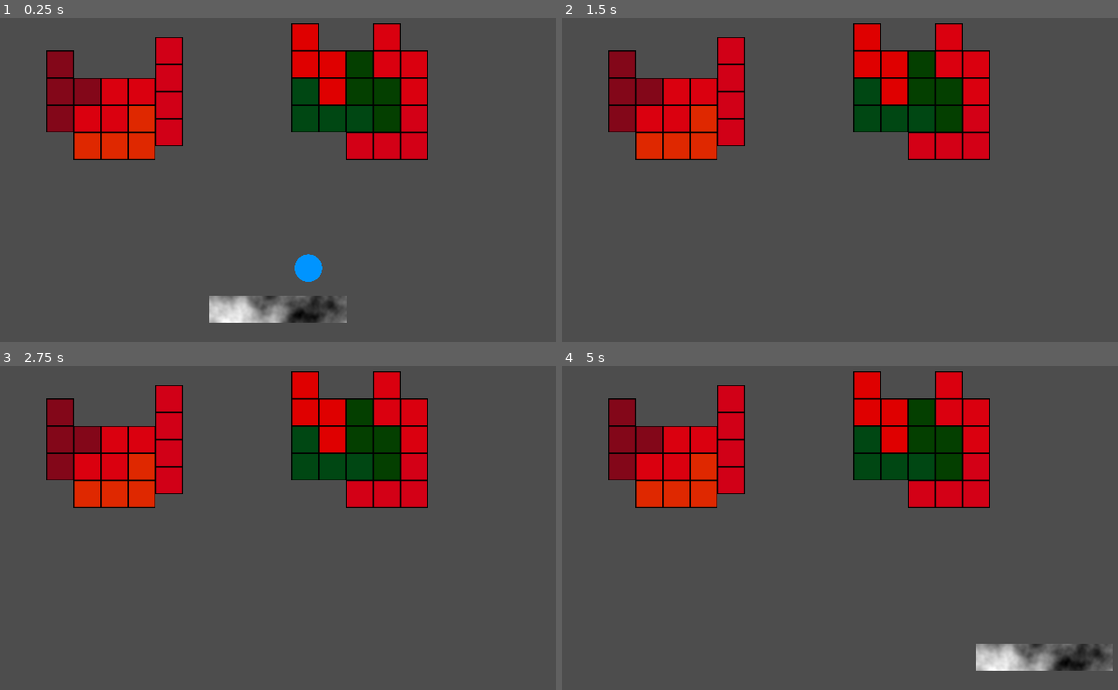
Above: before the commit, frames 1-4 (two rows, left to right).
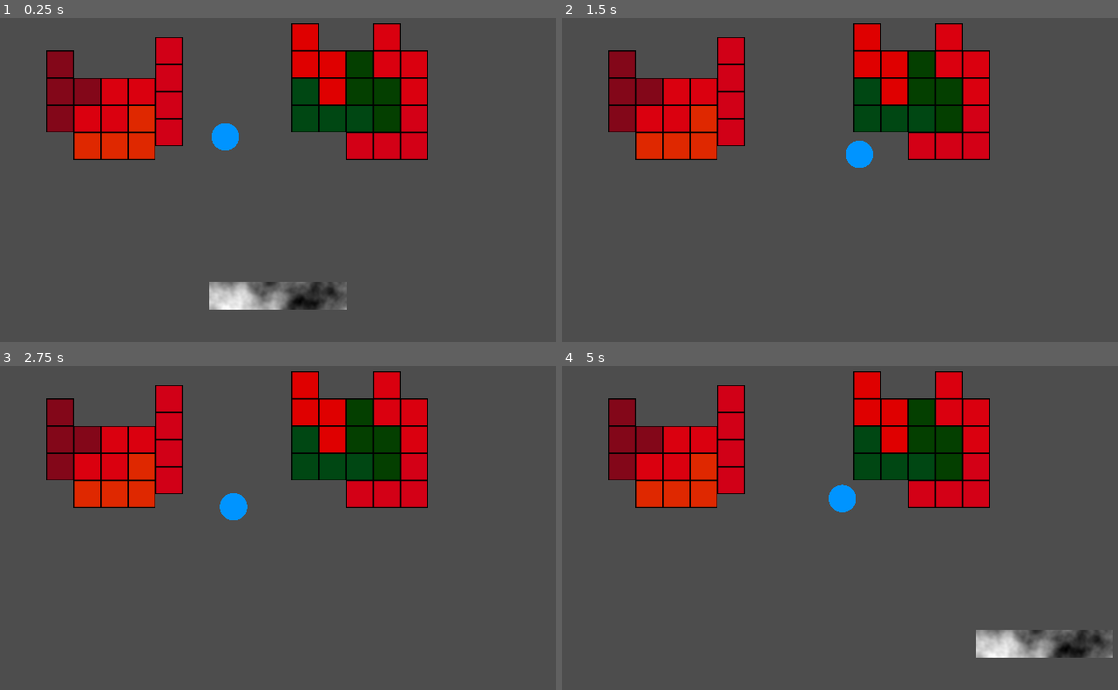
Above: after the commit, the same moments.

Repository: dadames/GMTK2024
Game: Godot game, scene res://Game/game.tscn
Same seed, same stepped clock (60 frames per second), same inputs: the game is played once before the commit and once after it. This scene is started directly instead of the project's main scene.
Inputs:
- Up to frame 1 (0.25 s): no input
- Up to frame 2 (1.5 s): hold Right (ui_right) 0.53-1.28 s; hold 0 0.53-1.28 s; hold Left (ui_left) from 1.28 s (still down); tap 0 at 1.35 s
- Up to frame 3 (2.75 s): release Left (ui_left) at 2.03 s; hold Right (ui_right) from 2.03 s (still down); hold 0 from 2.03 s (still down)
- Up to frame 4 (5 s): release 0 at 2.78 s; tap 0 at 2.85, 4.35 s; release Right (ui_right) at 3.53 s; hold 0 3.53-4.28 s; hold Left (ui_left) from 3.53 s (still down)

The runs differ from the first frame. In frame 1, 2.7% of the frame differs, in the area x 37-63%, y 32-95%; in frame 2, 0.3%; in frame 3, 0.3%; in frame 4, 2.4%.
Error before the commit: Invalid access to property or key 'scale' on a base object of type 'Nil'. (res://Game/game_manager.gd:13)

Commit message:
Adding more changes

Diff:
--- a/Game/Paddle/paddle.gd
+++ b/Game/Paddle/paddle.gd
@@ -27,6 +27,8 @@
 func _physics_process(delta: float) -> void:
 	# Get the input direction and handle the movement/deceleration.
 	# As good practice, you should replace UI actions with custom gameplay actions.
+	if Engine.is_editor_hint():
+		return
 	var direction := Input.get_axis("ui_left", "ui_right")
 	if direction:
 		velocity.x = direction * delta * INITIAL_SPEED
--- a/Game/game.tscn
+++ b/Game/game.tscn
@@ -6,17 +6,56 @@
 [ext_resource type="PackedScene" uid="uid://bjx5beibty7lr" path="res://Game/Paddle/paddle.tscn" id="3_31cgl"]
 [ext_resource type="PackedScene" uid="uid://cik3us1ca1grp" path="res://Game/Ball/ball.tscn" id="4_nyhvm"]
 
+[sub_resource type="WorldBoundaryShape2D" id="WorldBoundaryShape2D_1uayy"]
+
 [node name="Game" type="Node2D"]
 script = ExtResource("1_jkbmv")
 
 [node name="Camera2D" parent="." instance=ExtResource("1_mqw14")]
+unique_name_in_owner = true
 
-[node name="Level 1" parent="." instance=ExtResource("2_0hxx3")]
+[node name="Level1" parent="." instance=ExtResource("2_0hxx3")]
+unique_name_in_owner = true
 
 [node name="Paddle" parent="." instance=ExtResource("3_31cgl")]
-position = Vector2(-1.11111e-09, 12)
+position = Vector2(-9.53674e-07, 11)
 scale = Vector2(0.063, 0.063)
 
 [node name="Ball" parent="." instance=ExtResource("4_nyhvm")]
 position = Vector2(0, 4)
 scale = Vector2(0.063, 0.063)
+
+[node name="TopBoundary" type="StaticBody2D" parent="."]
+unique_name_in_owner = true
+position = Vector2(1, -32)
+rotation = 3.14159
+
+[node name="CollisionShape2D" type="CollisionShape2D" parent="TopBoundary"]
+position = Vector2(1, -16)
+shape = SubResource("WorldBoundaryShape2D_1uayy")
+
+[node name="BottomBoundary" type="StaticBody2D" parent="."]
+unique_name_in_owner = true
+position = Vector2(0, 33)
+
+[node name="CollisionShape2D" type="CollisionShape2D" parent="BottomBoundary"]
+position = Vector2(1, -16)
+shape = SubResource("WorldBoundaryShape2D_1uayy")
+
+[node name="LeftBoundary" type="StaticBody2D" parent="."]
+unique_name_in_owner = true
+position = Vector2(-43, 1)
+rotation = 1.5708
+
+[node name="CollisionShape2D" type="CollisionShape2D" parent="LeftBoundary"]
+position = Vector2(1, -16)
+shape = SubResource("WorldBoundaryShape2D_1uayy")
+
+[node name="RightBoundary" type="StaticBody2D" parent="."]
+unique_name_in_owner = true
+position = Vector2(44, 0)
+rotation = -1.5708
+
+[node name="CollisionShape2D" type="CollisionShape2D" parent="RightBoundary"]
+position = Vector2(1, -16)
+shape = SubResource("WorldBoundaryShape2D_1uayy")
--- a/Game/game_manager.gd
+++ b/Game/game_manager.gd
@@ -1,8 +1,12 @@
 extends Node2D
 
 
-var camera: Camera2D
-var level: Level
+@onready var topBoundary: StaticBody2D = %TopBoundary
+@onready var bottomBoundary: StaticBody2D = %BottomBoundary
+@onready var leftBoundary: StaticBody2D = %LeftBoundary
+@onready var rightBoundary: StaticBody2D = %RightBoundary
+@onready var camera: Camera2D = %Camera2D
+@onready var level: Level = %Level1
 
 
 func _ready() -> void:
@@ -11,3 +15,14 @@
 func start_level() -> void:
 	camera = get_viewport().get_camera_2d()
 	camera.scale = Vector2(25 * level.scale, 25 * level.scale)
+	set_boundaries()
+
+func set_boundaries() -> void:
+	var cameraPosition: Vector2 = get_viewport().get_camera_2d().get_screen_center_position()
+	var halfY: float = get_viewport().size.y / camera.scale.y
+	print(get_viewport().size)
+	topBoundary.global_position.y = cameraPosition.y - halfY
+	bottomBoundary.global_position.y = cameraPosition.y + halfY
+	var halfX: float = get_viewport().size.x / camera.scale.x
+	leftBoundary.global_position.x = cameraPosition.x - halfX
+	rightBoundary.global_position.x = cameraPosition.x + halfX
--- a/Game/test_area.tscn
+++ b/Game/test_area.tscn
@@ -23,11 +23,10 @@
 [node name="CollisionPolygon2D" type="CollisionPolygon2D" parent="StaticBody2D"]
 polygon = PackedVector2Array(0, 712, 1280, 712, 1280, -8, 24, 0, 24, -32, 1328, -40, 1304, 736, -32, 736, -32, -48, 0, 0)
 
-[node name="Level" type="Node2D" parent="." groups=["Level"]]
-scale = 10
+[node name="Level" type="Node" parent="." groups=["Level"]]
 script = ExtResource("1_akrbi")
 scale = 10
 
 [node name="Brick" parent="Level" instance=ExtResource("4_03qye")]
-position = Vector2(480, 304)
+position = Vector2(545, 350)
 color = Color(0.169077, 0.272924, 0.734172, 1)
Not shown: 1 places in Game/game.tscn that only renumber resources
